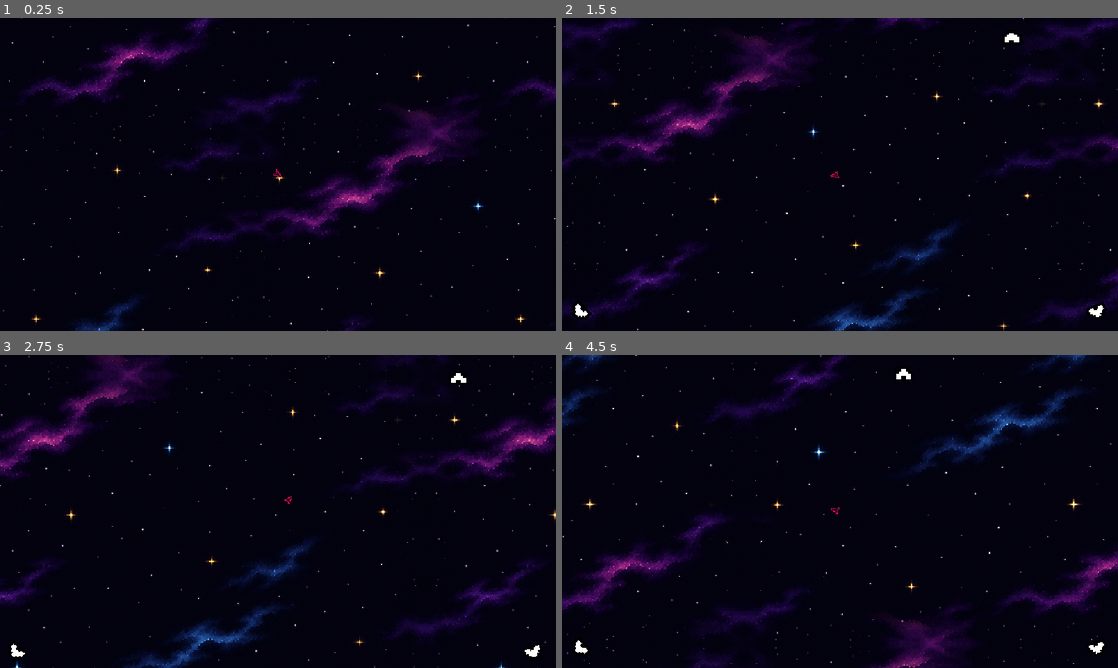
Above: before the commit, frames 1-4 (two rows, left to right).
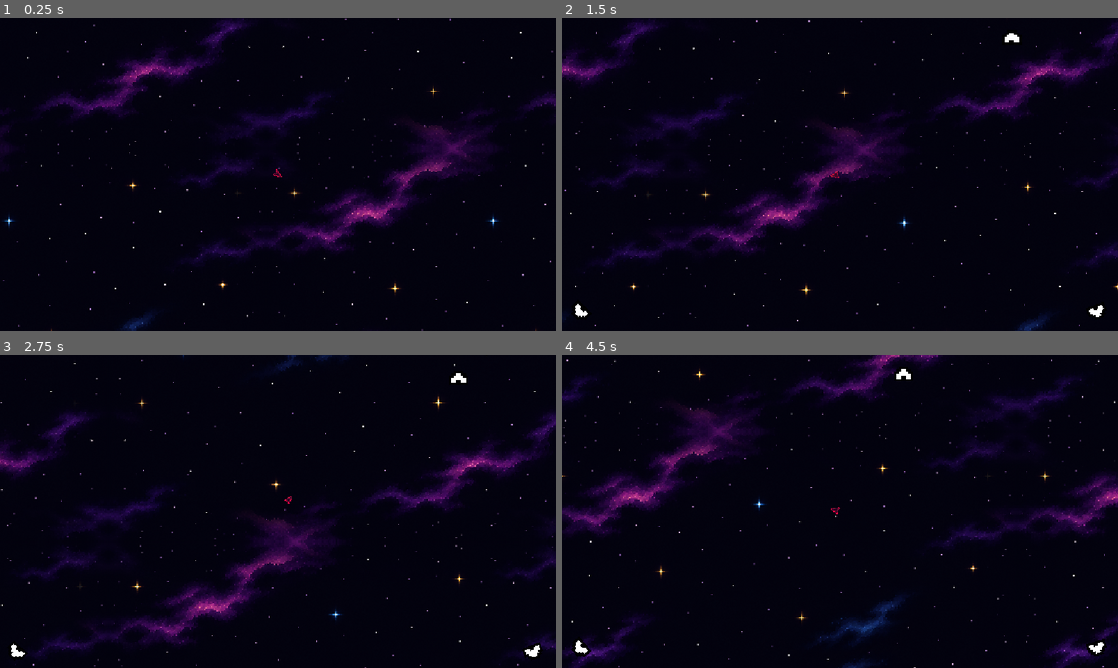
Above: after the commit, the same moments.

Repository: TheBullfrogEngineer/Bounceback2026
Game: Godot game, scene res://Levels/Lobby/Lobby.tscn
Same seed, same stepped clock (60 frames per second), same inputs: the game is played once before the commit and once after it.
Inputs (mouse positions are in pixels of both pictures, inside the frame that each line leads up to):
- Up to frame 1 (0.25 s): no input
- Up to frame 2 (1.5 s): move the mouse to (962, 158) at 0.52 s; click (962, 158) at 0.6 s; move the mouse to (728, 190) at 1.27 s; tap W (propel) at 1.35 s
- Up to frame 3 (2.75 s): move the mouse to (333, 442) at 2.02 s; click (333, 442) at 2.1 s
- Up to frame 4 (4.5 s): move the mouse to (812, 574) at 2.77 s; tap W (propel) at 2.85, 4.35 s; move the mouse to (1006, 558) at 3.52 s; click (1006, 558) at 3.6 s; move the mouse to (673, 464) at 4.27 s

The runs differ from the first frame. In frame 1, 12% of the frame differs, in the area x 0-100%, y 0-100%; in frame 2, 16%; in frame 3, 15%; in frame 4, 17%.

Commit message:
updated background speed

Diff:
--- a/Cosmic-Rebounded/Levels/Lobby/Lobby.tscn
+++ b/Cosmic-Rebounded/Levels/Lobby/Lobby.tscn
@@ -11,7 +11,7 @@
 
 [sub_resource type="ShaderMaterial" id="ShaderMaterial_xng1g"]
 shader = ExtResource("1_jhmw5")
-shader_parameter/SPEED = 0.15
+shader_parameter/SPEED = 0.025
 
 [sub_resource type="CircleShape2D" id="CircleShape2D_4ayxd"]
 radius = 80.4
--- a/Cosmic-Rebounded/Levels/Pyrax Level/pyrax.tscn
+++ b/Cosmic-Rebounded/Levels/Pyrax Level/pyrax.tscn
@@ -11,7 +11,7 @@
 
 [sub_resource type="ShaderMaterial" id="ShaderMaterial_tkwc8"]
 shader = ExtResource("1_8x16s")
-shader_parameter/SPEED = 0.8
+shader_parameter/SPEED = 0.08
 
 [sub_resource type="CompressedTexture2D" id="CompressedTexture2D_ypn17"]
 load_path = "res://.godot/imported/space_background_seamless_4x.png-a543cb08039fdf86ef786a9987c363c6.ctex"
